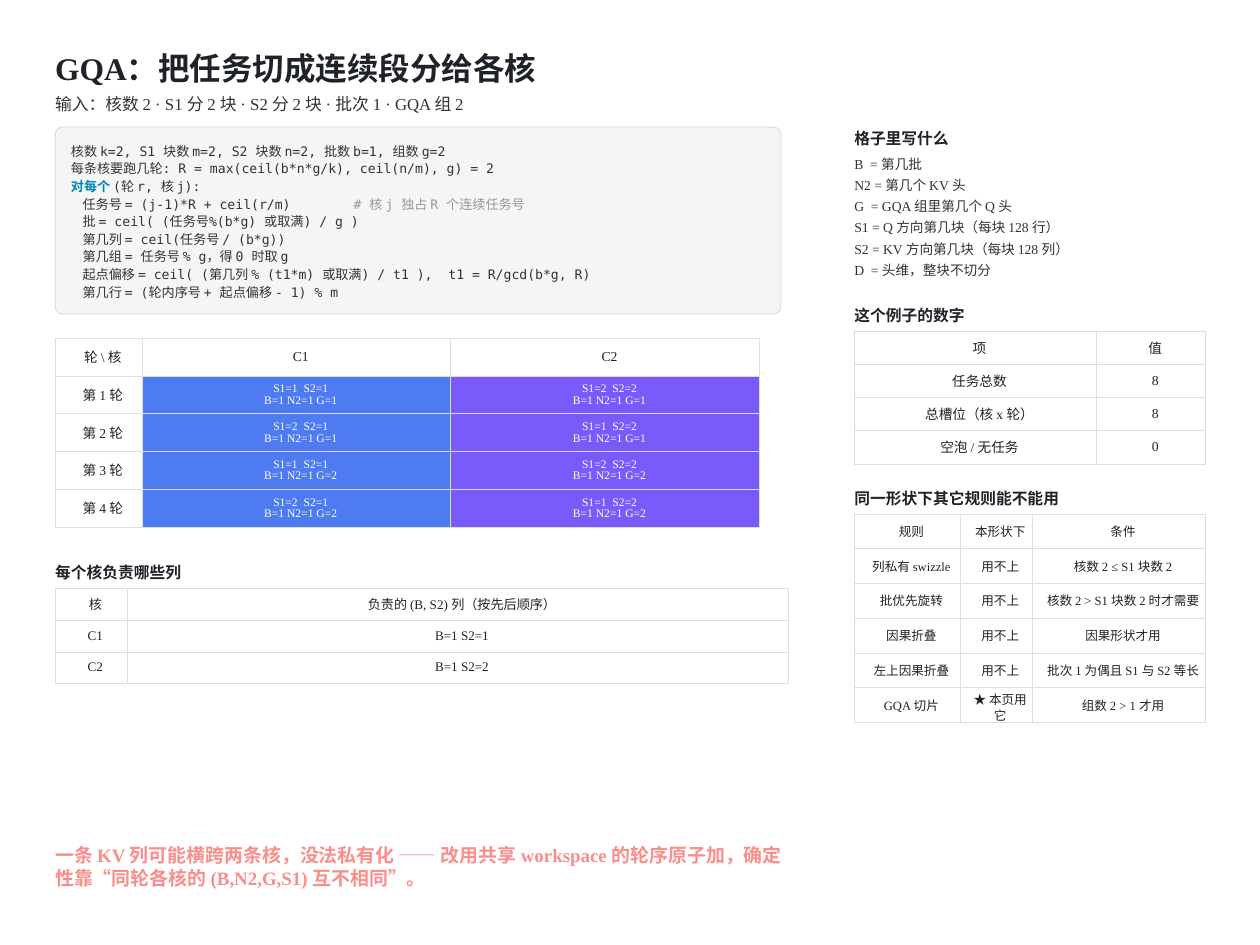
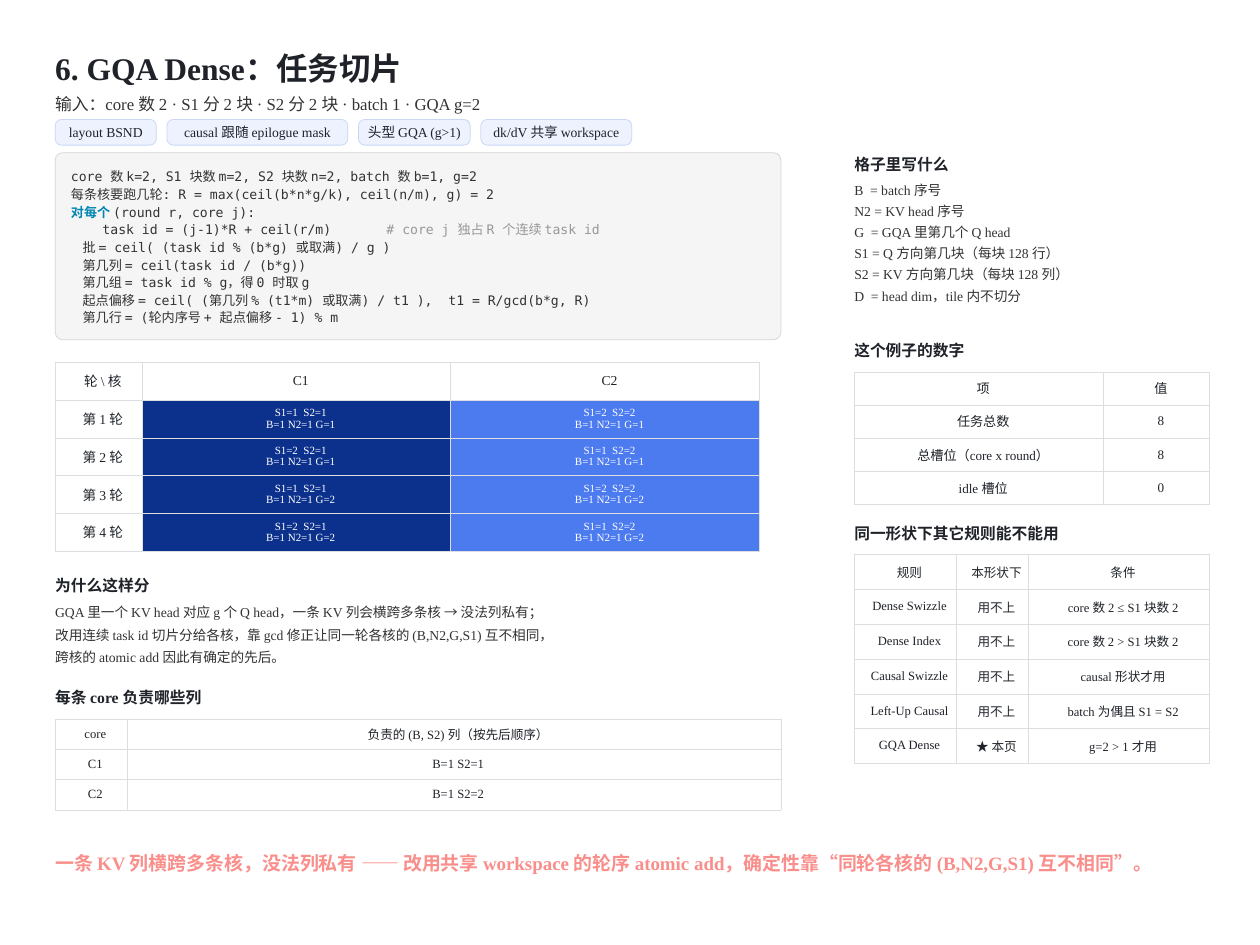
Before and after one commit to guomc9/SeeTen, a slide deck: slide 11 of cases/flash-attention-det-accum/out/v4-index-schedules.pptx (slide 10 before the commit). Drawn at 1260x945 pixels with LibreOffice and Linux fonts; fonts in the diff are those of the drawing. Boxes give left, top, right and bottom in pixels: in the first picture for what was removed or moved away, otherwise in the second. Text is boxed around its words. In the diff, an @@ line names an element or a change of style, - is before the commit and + after.

```diff
--- a/cases/flash-attention-det-accum/out/v4-index-schedules.pptx
+++ b/cases/flash-attention-det-accum/out/v4-index-schedules.pptx
@@ text at (x1=55, y1=55, x2=402, y2=85): text changed; font Noto Sans CJK SC to Times New Roman @@
-GQA：把任务切成连续段分给各核
+6. GQA Dense：任务切片
@@ text at (x1=55, y1=96, x2=480, y2=114): text changed @@
-输入：核数 2 · S1 分 2 块 · S2 分 2 块 · 批次 1 · GQA 组 2
+输入：core 数 2 · S1 分 2 块 · S2 分 2 块 · batch 1 · GQA g=2
@@ rounded rectangle added at (x1=55, y1=119, x2=156, y2=145), fill #EEF2FF, outline #C9D6F5 0.75 pt, 13 pt, text #1F2329 @@
+layout BSND
@@ rounded rectangle added at (x1=167, y1=119, x2=348, y2=145), fill #EEF2FF, outline #C9D6F5 0.75 pt, 13 pt, text #1F2329 @@
+causal 跟随 epilogue mask
@@ rounded rectangle added at (x1=358, y1=119, x2=470, y2=145), fill #EEF2FF, outline #C9D6F5 0.75 pt, 13 pt, text #1F2329 @@
+头型 GQA (g>1)
@@ rounded rectangle added at (x1=481, y1=119, x2=632, y2=145), fill #EEF2FF, outline #C9D6F5 0.75 pt, 13 pt, text #1F2329 @@
+dk/dV 共享 workspace
@@ 3 texts, 1 table, 1 rounded rectangle moved together from (x1=55, y1=127, x2=1069, y2=527) to (x1=55, y1=153, x2=1069, y2=551) @@
@@ text in rounded rectangle at (x1=71, y1=170, x2=477, y2=184): text changed @@
-核数 k=2, S1 块数 m=2, S2 块数 n=2, 批数 b=1, 组数 g=2
+core 数 k=2, S1 块数 m=2, S2 块数 n=2, batch 数 b=1, g=2
@@ text in rounded rectangle at (x1=71, y1=206, x2=600, y2=290): text changed @@
-对每个 (轮 r, 核 j):
-任务号 = (j-1)*R + ceil(r/m) # 核 j 独占 R 个连续任务号
-批 = ceil( (任务号%(b*g) 或取满) / g )
-第几列 = ceil(任务号 / (b*g))
-第几组 = 任务号 % g，得 0 时取 g
+对每个 (round r, core j):
+task id = (j-1)*R + ceil(r/m) # core j 独占 R 个连续 task id
+批 = ceil( (task id % (b*g) 或取满) / g )
+第几列 = ceil(task id / (b*g))
+第几组 = task id % g，得 0 时取 g
@@ text at (x1=854, y1=204, x2=964, y2=217): text changed @@
-N2 = 第几个 KV 头
+N2 = KV head 序号
@@ text at (x1=854, y1=183, x2=941, y2=196): text changed; font Noto Sans CJK SC to Times New Roman @@
-B = 第几批
+B = batch 序号
@@ text at (x1=854, y1=225, x2=1011, y2=239): text changed @@
-G = GQA 组里第几个 Q 头
+G = GQA 里第几个 Q head
@@ text at (x1=854, y1=289, x2=1021, y2=303): text changed; font Noto Sans CJK SC to Times New Roman @@
-D = 头维，整块不切分
+D = head dim，tile 内不切分
@@ text "这个例子的数字" moved from (x1=854, y1=307, x2=964, y2=323) to (x1=854, y1=342, x2=964, y2=358) @@
@@ table at (x1=55, y1=362, x2=759, y2=551) @@
@@ fill #4E7CF0 to #0C318D in 4 cells @@
@@ fill #7A5AF8 to #4C7BF0 in 4 cells @@
@@ size 11 to 10.5 pt in "S1=1 S2=1", "B=1 N2=1 G=1", "S1=2 S2=2", "B=1 N2=1 G=1" and 12 more places @@
@@ table at (x1=854, y1=372, x2=1209, y2=505) @@
-row 3, column 1: 总槽位（核 x 轮）
+row 3, column 1: 总槽位（core x round）
-row 4, column 1: 空泡 / 无任务
+row 4, column 1: idle 槽位
@@ size 13 to 12.5 pt in "项", "值", "任务总数", "8" and 2 more places @@
@@ table moved from (x1=854, y1=331, x2=1206, y2=464) to (x1=854, y1=372, x2=1209, y2=505) @@
@@ text "同一形状下其它规则能不能用" moved from (x1=854, y1=490, x2=1059, y2=506) to (x1=854, y1=525, x2=1059, y2=541) @@
@@ table moved from (x1=854, y1=514, x2=1206, y2=725) to (x1=854, y1=555, x2=1209, y2=763) @@
@@ table at (x1=854, y1=555, x2=1209, y2=763) @@
-row 2, column 1: 列私有 swizzle
+row 2, column 1: Dense Swizzle
-row 2, column 3: 核数 2 ≤ S1 块数 2
+row 2, column 3: core 数 2 ≤ S1 块数 2
-row 3, column 1: 批优先旋转
+row 3, column 1: Dense Index
-row 3, column 3: 核数 2 > S1 块数 2 时才需要
+row 3, column 3: core 数 2 > S1 块数 2
-row 4, column 1: 因果折叠
+row 4, column 1: Causal Swizzle
-row 4, column 3: 因果形状才用
+row 4, column 3: causal 形状才用
-row 5, column 1: 左上因果折叠
+row 5, column 1: Left-Up Causal
-row 5, column 3: 批次 1 为偶且 S1 与 S2 等长
+row 5, column 3: batch 为偶且 S1 = S2
-row 6: GQA 切片 | ★ 本页用它 | 组数 2 > 1 才用
+row 6: GQA Dense | ★ 本页 | g=2 > 1 才用
@@ text added at (x1=55, y1=577, x2=149, y2=593), 15 pt, text #1F2329, bold @@
+为什么这样分
@@ text added at (x1=55, y1=605, x2=543, y2=620), 13 pt, text #333333 @@
+GQA 里一个 KV head 对应 g 个 Q head，一条 KV 列会横跨多条核 → 没法列私有；
@@ text added at (x1=55, y1=628, x2=553, y2=643), 13 pt, text #333333 @@
+改用连续 task id 切片分给各核，靠 gcd 修正让同一轮各核的 (B,N2,G,S1) 互不相同，
@@ text added at (x1=55, y1=650, x2=286, y2=663), 13 pt, text #333333 @@
+跨核的 atomic add 因此有确定的先后。
@@ text at (x1=55, y1=689, x2=202, y2=705): text changed @@
-每个核负责哪些列
+每条 core 负责哪些列
@@ table at (x1=55, y1=719, x2=781, y2=810) @@
-row 1, column 1: 核
+row 1, column 1: core
@@ size 12.5 to 12 pt in "负责的 (B, S2) 列（按先后顺序）", "C1", "B=1 S2=1", "C2" and 1 more places @@
@@ table resized from (x1=55, y1=588, x2=788, y2=683) to (x1=55, y1=719, x2=781, y2=810) @@
@@ text at (x1=55, y1=854, x2=1152, y2=874): text changed @@
-一条 KV 列可能横跨两条核，没法私有化 —— 改用共享 workspace 的轮序原子加，确定性靠“同轮各核的 (B,N2,G,S1) 互不相同”。
+一条 KV 列横跨多条核，没法列私有 —— 改用共享 workspace 的轮序 atomic add，确定性靠“同轮各核的 (B,N2,G,S1) 互不相同”。
```
Also in this commit, not shown: 13 other slides changed, 2 slides added, 1 slide removed, 10 other files.
